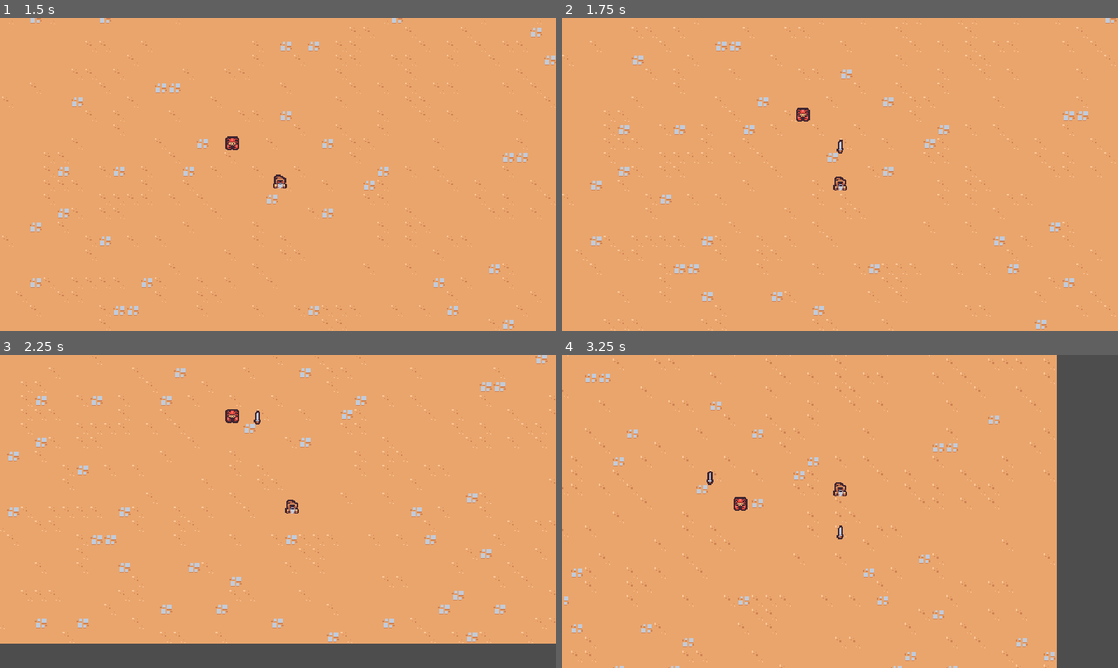
Above: before the commit, frames 1-4 (two rows, left to right).
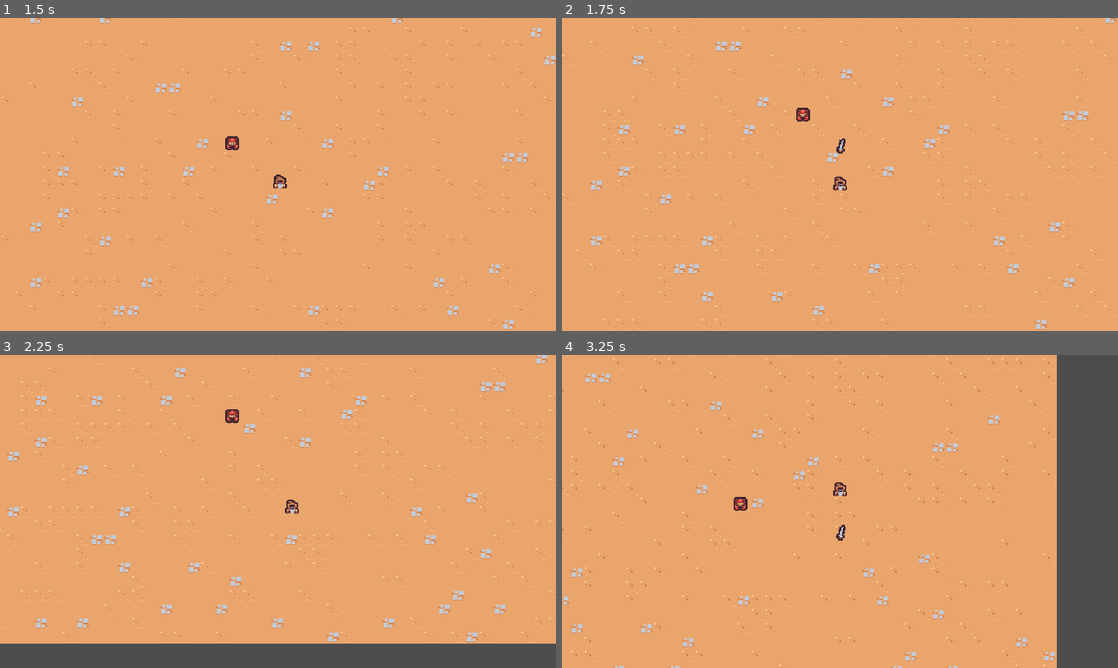
Above: after the commit, the same moments.

Repository: arrbaron/godot-survivor-tutorial
Game: Godot game, scene res://scenes/main/main.tscn
The game is run twice, just before and just after one commit, with the same random seed, the same clock (stepped at 60 frames per second) and the same inputs.
Inputs:
- Up to frame 1 (1.5 s): hold D (move_right) 0.53-1.28 s; hold S (move_down) from 1.28 s (still down)
- Up to frame 2 (1.75 s): keep holding S (move_down)
- Up to frame 3 (2.25 s): release S (move_down) at 2.03 s; hold D (move_right) from 2.03 s (still down)
- Up to frame 4 (3.25 s): release D (move_right) at 2.78 s; hold W (move_up) from 2.78 s (still down)

Frame 1 is identical in both runs. In frame 2, less than 0.1% of the frame differs, in the area x 49-51%, y 38-44%; in frame 3, less than 0.1%; in frame 4, less than 0.1%, in the area x 26-51%, y 37-60%.

Commit message:
Adds sword animation

Diff:
--- a/scenes/abilities/sword_ability/sword_ability.tscn
+++ b/scenes/abilities/sword_ability/sword_ability.tscn
@@ -1,10 +1,77 @@
-[gd_scene load_steps=2 format=3 uid="uid://but7rsc4h5uht"]
+[gd_scene load_steps=5 format=3 uid="uid://but7rsc4h5uht"]
 
 [ext_resource type="Texture2D" uid="uid://ckeg13am77bmn" path="res://scenes/abilities/sword_ability/sword.png" id="1_aovtu"]
 
+[sub_resource type="Animation" id="Animation_gw0en"]
+resource_name = "swing"
+length = 0.75
+step = 0.05
+tracks/0/type = "value"
+tracks/0/imported = false
+tracks/0/enabled = true
+tracks/0/path = NodePath("Sprite2D:rotation")
+tracks/0/interp = 2
+tracks/0/loop_wrap = true
+tracks/0/keys = {
+"times": PackedFloat32Array(0, 0.2, 0.4, 0.75),
+"transitions": PackedFloat32Array(1, 1, 1, 1.68179),
+"update": 0,
+"values": [0.0, -0.174533, 3.14159, 0.0]
+}
+tracks/1/type = "value"
+tracks/1/imported = false
+tracks/1/enabled = true
+tracks/1/path = NodePath("Sprite2D:scale")
+tracks/1/interp = 2
+tracks/1/loop_wrap = true
+tracks/1/keys = {
+"times": PackedFloat32Array(0, 0.1, 0.2, 0.35, 0.5, 0.75),
+"transitions": PackedFloat32Array(1, 1, 1, 1, 5.09824, 1),
+"update": 0,
+"values": [Vector2(0, 0), Vector2(1.25, 1.25), Vector2(1, 1), Vector2(2, 2), Vector2(1, 1), Vector2(0, 0)]
+}
+
+[sub_resource type="Animation" id="Animation_cvdee"]
+length = 0.001
+tracks/0/type = "value"
+tracks/0/imported = false
+tracks/0/enabled = true
+tracks/0/path = NodePath("Sprite2D:rotation")
+tracks/0/interp = 1
+tracks/0/loop_wrap = true
+tracks/0/keys = {
+"times": PackedFloat32Array(0),
+"transitions": PackedFloat32Array(1),
+"update": 0,
+"values": [0.0]
+}
+tracks/1/type = "value"
+tracks/1/imported = false
+tracks/1/enabled = true
+tracks/1/path = NodePath("Sprite2D:scale")
+tracks/1/interp = 1
+tracks/1/loop_wrap = true
+tracks/1/keys = {
+"times": PackedFloat32Array(0),
+"transitions": PackedFloat32Array(1),
+"update": 0,
+"values": [Vector2(1, 1)]
+}
+
+[sub_resource type="AnimationLibrary" id="AnimationLibrary_sioht"]
+_data = {
+"RESET": SubResource("Animation_cvdee"),
+"swing": SubResource("Animation_gw0en")
+}
+
 [node name="SwordAbility" type="Node2D"]
 
+[node name="AnimationPlayer" type="AnimationPlayer" parent="."]
+autoplay = "swing"
+libraries = {
+"": SubResource("AnimationLibrary_sioht")
+}
+
 [node name="Sprite2D" type="Sprite2D" parent="."]
-rotation = -0.00524174
 texture = ExtResource("1_aovtu")
 offset = Vector2(0, -4)
